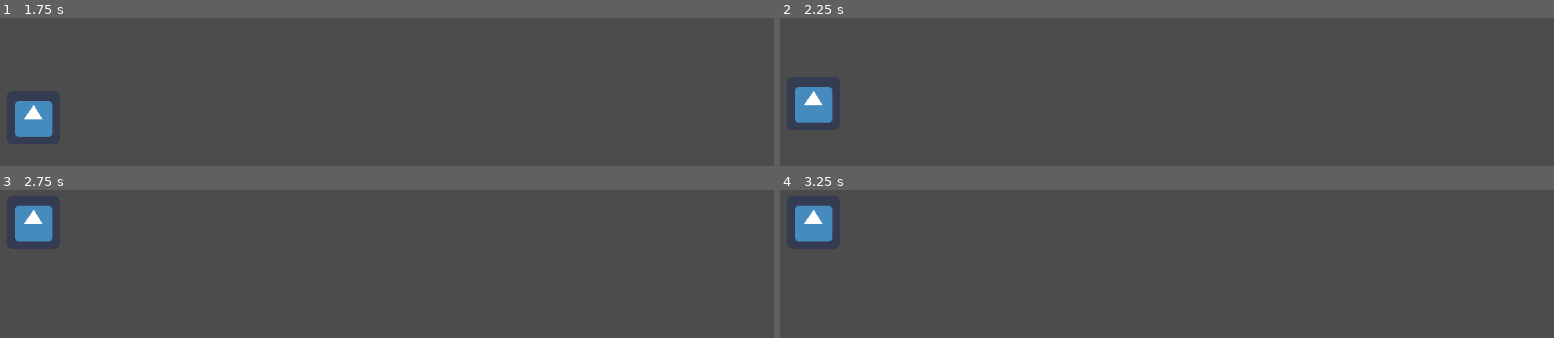
Above: before the commit, frames 1-4 (two rows, left to right).
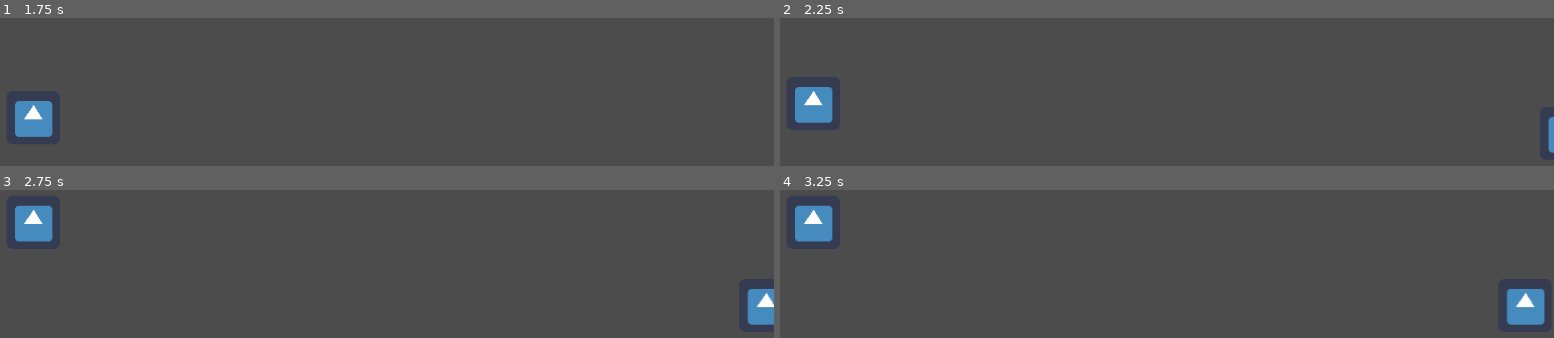
Above: after the commit, the same moments.

Repository: AtharvVohra/Ragnaromp
Game: Godot game, scene res://Main.tscn
Two runs of this game, one before a commit and one after it. Both use one fixed random seed, a clock stepped at 60 frames per second and the inputs below. The engine's default icon, where the game draws it, is replaced by a stand-in: a white triangle on a blue panel in a dark square.
Inputs:
- Up to frame 1 (1.75 s): tap Enter at 0.5 s; hold Up (ui_up) 0.53-1.28 s; hold Down (ui_down) from 1.28 s (still down)
- Up to frame 2 (2.25 s): release Down (ui_down) at 2.03 s; hold Up (ui_up) from 2.03 s (still down)
- Up to frame 3 (2.75 s): keep holding Up (ui_up)
- Up to frame 4 (3.25 s): keep holding Up (ui_up)

Frame 1 is identical in both runs. In frame 2, 0.2% of the frame differs, in the area x 99-100%, y 66-92%; in frame 3, 0.8%; in frame 4, 1.2%, in the area x 93-99%, y 66-92%.

Commit message:
Fixed merge conflicts

Diff:
--- a/Draugr.tscn
+++ b/Draugr.tscn
@@ -1,12 +1,25 @@
-[gd_scene load_steps=3 format=2]
+[gd_scene load_steps=4 format=2]
 
 [ext_resource path="res://Draugr.gd" type="Script" id=1]
 [ext_resource path="res://assets/icon.png" type="Texture" id=2]
 
-[node name="Node2D" type="Node2D" index="0"]
+[sub_resource type="RectangleShape2D" id=1]
 
+custom_solver_bias = 0.0
+extents = Vector2( 8, 8 )
+
+[node name="Draugr" type="KinematicBody2D" index="0"]
+
+input_pickable = false
+collision_layer = 1
+collision_mask = 1
+collision/safe_margin = 0.08
 script = ExtResource( 1 )
 
 [node name="Sprite" type="Sprite" parent="." index="0"]
 
 texture = ExtResource( 2 )
+
+[node name="CollisionShape2D" type="CollisionShape2D" parent="." index="1"]
+
+shape = SubResource( 1 )
